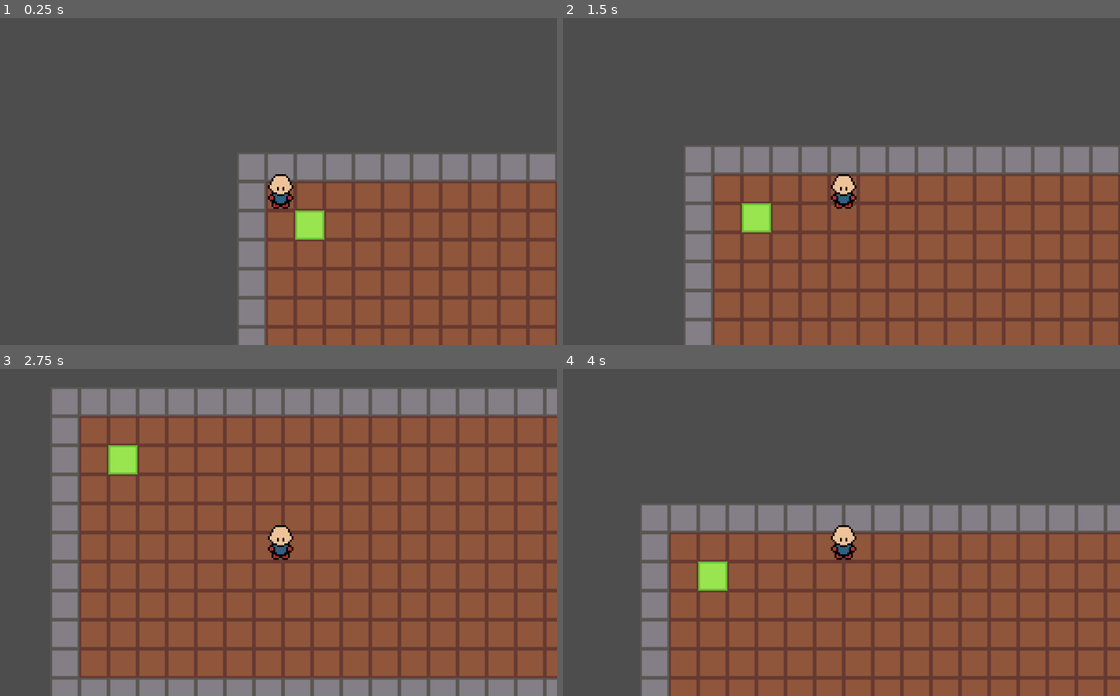
Above: before the commit, frames 1-4 (two rows, left to right).
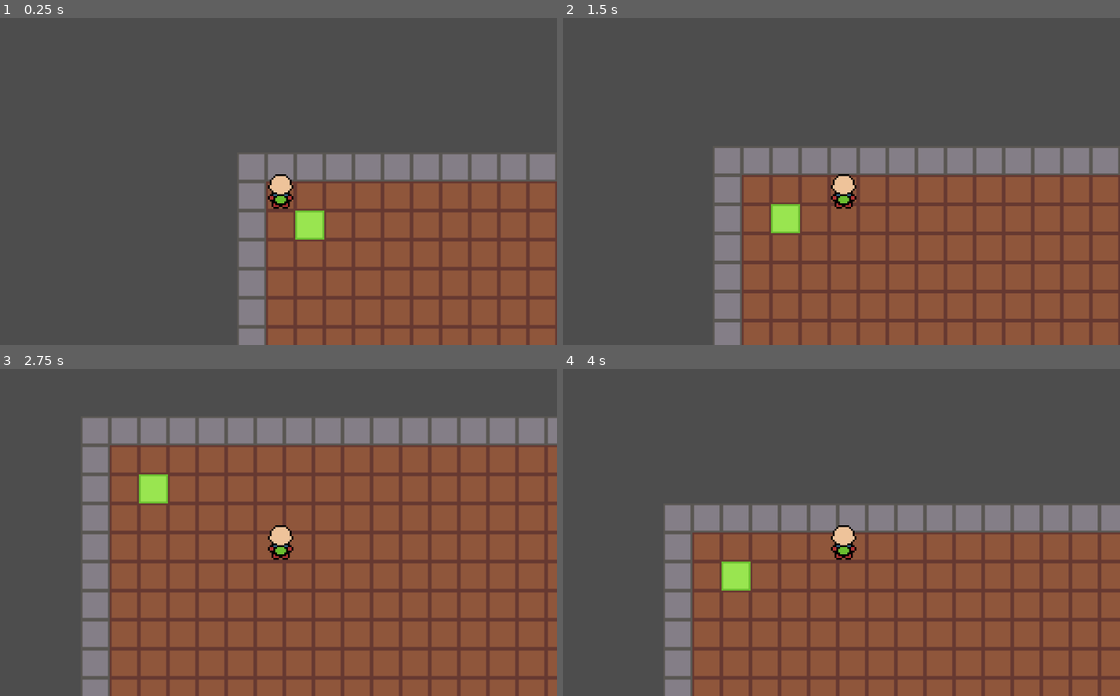
Above: after the commit, the same moments.

Repository: jevonsp/monster-tamer
Game: Godot game, scene res://main/main.tscn
The game is run twice, just before and just after one commit, with the same random seed, the same clock (stepped at 60 frames per second) and the same inputs.
Inputs:
- Up to frame 1 (0.25 s): no input
- Up to frame 2 (1.5 s): tap Enter at 0.5 s; hold D (right) 0.53-1.28 s; hold Space (yes) 0.53-1.28 s; hold S (down) from 1.28 s (still down); tap Space (yes) at 1.35 s
- Up to frame 3 (2.75 s): release S (down) at 2.03 s; hold D (right) from 2.03 s (still down); hold Space (yes) from 2.03 s (still down)
- Up to frame 4 (4 s): release D (right) at 2.78 s; release Space (yes) at 2.78 s; hold W (up) 2.78-3.53 s; tap Space (yes) at 2.85 s; hold A (left) from 3.53 s (still down); hold Space (yes) from 3.53 s (still down)

The runs differ from the first frame. In frame 1, less than 0.1% of the frame differs, in the area x 48-53%, y 49-57%; in frame 2, 8.4%; in frame 3, 29%, in the area x 9-100%, y 6-100%; in frame 4, 14%.

Commit message:
Player Movement Code Cleaned Up
Animations to be added later, moving on to zone detection

Diff:
--- /dev/null
+++ b/main/main.gd
@@ -0,0 +1,6 @@
+extends Node2D
+@onready var test_map: TileMapLayer = $TestMap
+@onready var player: CharacterBody2D = $Player
+
+func _ready() -> void:
+	get_window().grab_focus()
--- a/main/main.tscn
+++ b/main/main.tscn
@@ -1,11 +1,14 @@
 [gd_scene format=3 uid="uid://dm2d2eekptfay"]
 
 [ext_resource type="PackedScene" uid="uid://8ygcbs5f8pca" path="res://player/player.tscn" id="1_53q0u"]
+[ext_resource type="Script" uid="uid://caqok8yjmcdwq" path="res://main/main.gd" id="1_xwkvk"]
 [ext_resource type="PackedScene" uid="uid://b53xyioxfsk5v" path="res://maps/test_map.tscn" id="2_pjrb6"]
 
 [node name="Main" type="Node2D" unique_id=89812463]
+script = ExtResource("1_xwkvk")
 
 [node name="TestMap" parent="." unique_id=322966199 instance=ExtResource("2_pjrb6")]
 
 [node name="Player" parent="." unique_id=930582059 instance=ExtResource("1_53q0u")]
 position = Vector2(16, 16)
+WALK_SPEED = 4.5
--- a/maps/test_map.tscn
+++ b/maps/test_map.tscn
@@ -7,6 +7,7 @@
 0:0/0 = 0
 1:0/0 = 0
 0:1/0 = 0
+0:1/0/physics_layer_0/polygon_0/points = PackedVector2Array(-8, -8, 8, -8, 8, 8, -8, 8)
 1:1/0 = 0
 
 [sub_resource type="TileSet" id="TileSet_pwco0"]
--- a/player/player.gd
+++ b/player/player.gd
@@ -1,160 +1,31 @@
 extends CharacterBody2D
-# State machine
+const TILE_SIZE := 16.0
+@export var WALK_SPEED := 5.0
+@export var TURN_DURATION := 0.1
+
 enum State {IDLE, TURNING, WALKING, JUMPING}
 var current_state = State.IDLE
-
-# Facing direction
-enum Direction {UP, DOWN, LEFT, RIGHT}
-var facing_direction = Direction.DOWN
-
-# Constants
-const TILE_SIZE := 16.0
-const WALK_SPEED := 5.0
-const TURN_DURATION := 0.05
-
-# Movement tracking
+var facing_direction = Vector2.ZERO
 var tile_start_pos: Vector2 = Vector2.ZERO
 var tile_target_pos: Vector2 = Vector2.ZERO
 var move_progress: float = 0.0
+var held_keys: Array = []
+var key_hold_times: Dictionary = {}
+var turn_timer: float = 0.0
+var processing: bool = true
 
-# Input tracking
-var held_keys: Array = []
-var key_hold_times: Dictionary = {}  # Track how long each key has been held
-
-# Turn timer
-var turn_timer: float = 0.0
-
-# Processing control
-var processing: bool = true
 @onready var animation_tree: AnimationTree = $AnimationTree
 @onready var ray_cast_2d: RayCast2D = $RayCast2D
 @onready var anim_state = animation_tree.get("parameters/playback")
 
-var respawn_point: Vector2
 func _ready() -> void:
 	add_to_group("player")
-	tile_start_pos = position
-	tile_target_pos = position
+	tile_start_pos = position; tile_target_pos = position
+
 
 func _process(delta: float) -> void:
 	update_held_keys(delta)
 
-func _physics_process(delta: float) -> void:
-	if not processing:
-		return
-	match current_state:
-		State.IDLE:
-			process_idle_state()
-		State.TURNING:
-			process_turning_state(delta)
-		State.WALKING:
-			process_walking_state(delta)
-
-func _input(event: InputEvent) -> void:
-	if not processing:
-		return
-	if event.is_action_pressed("yes"):
-		attempt_interaction()
-
-func process_idle_state() -> void:
-	var input_dir = get_input_direction()
-
-	if input_dir != Vector2.ZERO:
-		var new_facing = direction_from_vector(input_dir)
-
-		# Check if we need to turn
-		if new_facing != facing_direction:
-			start_turning(new_facing)
-		else:
-			# Already facing correct direction, try to move
-			attempt_movement(input_dir)
-
-func process_turning_state(delta: float) -> void:
-	turn_timer += delta
-
-	var input_dir = get_input_direction()
-	if input_dir != Vector2.ZERO:
-		var input_facing = direction_from_vector(input_dir)
-		if input_facing == facing_direction:
-			# Only start moving if the key has been held longer than turn duration
-			var last_key = held_keys.back() if not held_keys.is_empty() else ""
-			if last_key in key_hold_times and key_hold_times[last_key] >= TURN_DURATION:
-				# Key held long enough - start moving immediately
-				if attempt_movement(input_dir):
-					return  # Successfully started moving
-
-	if turn_timer >= TURN_DURATION:
-		# Turn complete - update idle blend position to match new facing
-		var blend_dir = vector_from_direction(facing_direction)
-		#animation_tree.set("parameters/Idle/blend_position", blend_dir)
-
-		current_state = State.IDLE
-		#anim_state.travel("Idle")
-
-func process_walking_state(delta: float) -> void:
-	move_progress += WALK_SPEED * delta
-
-	if move_progress >= 1.0:
-		position = tile_target_pos
-		move_progress = 0.0
-		var input_dir = get_input_direction()
-		if input_dir != Vector2.ZERO:
-			var new_facing = direction_from_vector(input_dir)
-
-			if new_facing != facing_direction:
-				current_state = State.IDLE
-				#anim_state.travel("Idle")
-				start_turning(new_facing)
-			else:
-				if not attempt_movement(input_dir):
-					current_state = State.IDLE
-					#anim_state.travel("Idle")
-		else:
-			current_state = State.IDLE
-			#anim_state.travel("Idle")
-	else:
-		position = tile_start_pos.lerp(tile_target_pos, move_progress)
-
-func start_turning(new_facing: Direction) -> void:
-	var blend_dir = vector_from_direction(new_facing)
-
-	#animation_tree.set("parameters/Turn/blend_position", blend_dir)
-	#animation_tree.set("parameters/Idle/blend_position", blend_dir)
-	#animation_tree.set("parameters/Walk/blend_position", blend_dir)
-
-	facing_direction = new_facing
-
-	var ray_dir = vector_from_direction(new_facing)
-	ray_cast_2d.target_position = ray_dir * TILE_SIZE / 2
-
-	current_state = State.TURNING
-	turn_timer = 0.0
-
-	#anim_state.travel("Turn")
-
-func attempt_movement(input_dir: Vector2) -> bool:
-	ray_cast_2d.target_position = input_dir * TILE_SIZE / 2
-	ray_cast_2d.force_raycast_update()
-
-	if ray_cast_2d.is_colliding():
-		var collider = ray_cast_2d.get_collider()
-
-		if collider.is_in_group("ledge"):
-			var facing = vector_from_direction(facing_direction)
-			var allowed = vector_from_direction(collider.allowed_direction)
-			if facing.dot(allowed) == -1:
-				#animate_ledge()
-				return true
-		return false
-	tile_start_pos = position
-	tile_target_pos = position + (input_dir * TILE_SIZE)
-	move_progress = 0.0
-	current_state = State.WALKING
-
-	var blend_dir = input_dir
-	#animation_tree.set("parameters/Walk/blend_position", blend_dir)
-	#anim_state.travel("Walk")
-	return true
 
 func update_held_keys(delta: float) -> void:
 	var directions = ["up", "down", "right", "left"]
@@ -169,19 +40,127 @@
 		elif Input.is_action_pressed(dir) and dir in key_hold_times:
 			key_hold_times[dir] += delta
 
+
+func _physics_process(delta: float) -> void:
+	if not processing:
+		return
+	match current_state:
+		State.IDLE:
+			process_idle_state()
+		State.TURNING:
+			process_turning_state(delta)
+		State.WALKING:
+			process_walking_state(delta)
+
+
+func _input(event: InputEvent) -> void:
+	if not processing:
+		return
+	if event.is_action_pressed("yes"):
+		attempt_interaction()
+
+
+func process_idle_state() -> void:
+	var input_dir = get_input_direction()
+
+	if input_dir != Vector2.ZERO:
+		var new_facing_direction = input_dir
+
+		if new_facing_direction != facing_direction:
+			start_turning(new_facing_direction)
+		else:
+			attempt_movement(input_dir)
+
+
+func process_turning_state(delta: float) -> void:
+	turn_timer += delta
+
+	var input_dir = get_input_direction()
+	if input_dir != Vector2.ZERO:
+		if input_dir == facing_direction:
+			var last_key = held_keys.back() if not held_keys.is_empty() else ""
+			if last_key in key_hold_times and key_hold_times[last_key] >= TURN_DURATION:
+				if attempt_movement(input_dir):
+					return
+
+	if turn_timer >= TURN_DURATION:
+		var _blend_dir = facing_direction
+		#animation_tree.set("parameters/Idle/blend_position", blend_dir)
+
+		current_state = State.IDLE
+		#anim_state.travel("Idle")
+
+
+func process_walking_state(delta: float) -> void:
+	move_progress += WALK_SPEED * delta
+
+	if move_progress >= 1.0:
+		position = tile_target_pos
+		move_progress = 0.0
+		var input_dir = get_input_direction()
+		if input_dir != Vector2.ZERO:
+			var new_facing_direction = input_dir
+
+			if new_facing_direction != facing_direction:
+				current_state = State.IDLE
+				#anim_state.travel("Idle")
+				start_turning(new_facing_direction)
+			else:
+				if not attempt_movement(input_dir):
+					current_state = State.IDLE
+					#anim_state.travel("Idle")
+		else:
+			current_state = State.IDLE
+			#anim_state.travel("Idle")
+	else:
+		position = tile_start_pos.lerp(tile_target_pos, move_progress)
+
+
+func start_turning(new_facing_direction: Vector2) -> void:
+	#animation_tree.set("parameters/Turn/blend_position", blend_dir)
+	#animation_tree.set("parameters/Idle/blend_position", blend_dir)
+	#animation_tree.set("parameters/Walk/blend_position", blend_dir)
+
+	facing_direction = new_facing_direction
+	var ray_dir = new_facing_direction
+	ray_cast_2d.target_position = ray_dir * TILE_SIZE
+	current_state = State.TURNING
+	turn_timer = 0.0
+
+	#anim_state.travel("Turn")
+
+
+func attempt_movement(input_dir: Vector2) -> bool:
+	ray_cast_2d.target_position = input_dir * TILE_SIZE
+	ray_cast_2d.force_raycast_update()
+
+	if ray_cast_2d.is_colliding():
+		return false
+	tile_start_pos = position
+	tile_target_pos = position + (input_dir * TILE_SIZE)
+	move_progress = 0.0
+	current_state = State.WALKING
+
+	var _blend_dir = input_dir
+	#animation_tree.set("parameters/Walk/blend_position", blend_dir)
+	#anim_state.travel("Walk")
+	return true
+
+
 func get_input_direction() -> Vector2:
 	if held_keys.is_empty():
 		return Vector2.ZERO
 
 	var direction_map = {
-		"up": Vector2(0, -1),
-		"down": Vector2(0, 1),
-		"left": Vector2(-1, 0),
-		"right": Vector2(1, 0)
+		"up": Vector2.UP,
+		"down": Vector2.DOWN,
+		"left": Vector2.LEFT,
+		"right": Vector2.RIGHT
 	}
 
 	var key = held_keys.back()
 	return direction_map.get(key, Vector2.ZERO)
+
 
 func clear_inputs() -> void:
 	held_keys.clear()
@@ -190,23 +169,6 @@
 	move_progress = 0.0
 	#anim_state.travel("Idle")
 
-func direction_from_vector(vec: Vector2) -> Direction:
-	if vec.x < 0:
-		return Direction.LEFT
-	elif vec.x > 0:
-		return Direction.RIGHT
-	elif vec.y < 0:
-		return Direction.UP
-	else:
-		return Direction.DOWN
-
-func vector_from_direction(dir: Direction) -> Vector2:
-	match dir:
-		Direction.UP: return Vector2(0, -1)
-		Direction.DOWN: return Vector2(0, 1)
-		Direction.LEFT: return Vector2(-1, 0)
-		Direction.RIGHT: return Vector2(1, 0)
-	return Vector2.ZERO
 
 func attempt_interaction() -> void:
 	if ray_cast_2d.is_colliding():
--- a/player/player.tscn
+++ b/player/player.tscn
@@ -154,6 +154,86 @@
 &"RESET": SubResource("Animation_g6k8r")
 }
 
+[sub_resource type="AnimationNodeAnimation" id="AnimationNodeAnimation_rkbax"]
+animation = &"IdleDown"
+
+[sub_resource type="AnimationNodeAnimation" id="AnimationNodeAnimation_g1dw6"]
+animation = &"IdleUp"
+
+[sub_resource type="AnimationNodeAnimation" id="AnimationNodeAnimation_yw30f"]
+animation = &"IdleLeft"
+
+[sub_resource type="AnimationNodeAnimation" id="AnimationNodeAnimation_qjkh3"]
+animation = &"IdleRight"
+
+[sub_resource type="AnimationNodeBlendSpace2D" id="AnimationNodeBlendSpace2D_g6k8r"]
+blend_point_0/node = SubResource("AnimationNodeAnimation_rkbax")
+blend_point_0/pos = Vector2(0, 1)
+blend_point_1/node = SubResource("AnimationNodeAnimation_g1dw6")
+blend_point_1/pos = Vector2(0, -1)
+blend_point_2/node = SubResource("AnimationNodeAnimation_yw30f")
+blend_point_2/pos = Vector2(-1, 0)
+blend_point_3/node = SubResource("AnimationNodeAnimation_qjkh3")
+blend_point_3/pos = Vector2(1, 0)
+blend_mode = 1
+
+[sub_resource type="AnimationNodeBlendSpace2D" id="AnimationNodeBlendSpace2D_boad6"]
+
+[sub_resource type="AnimationNodeBlendSpace2D" id="AnimationNodeBlendSpace2D_rgyib"]
+
+[sub_resource type="AnimationNodeBlendSpace2D" id="AnimationNodeBlendSpace2D_hg6s5"]
+
+[sub_resource type="AnimationNodeStateMachineTransition" id="AnimationNodeStateMachineTransition_8t03j"]
+advance_mode = 2
+
+[sub_resource type="AnimationNodeStateMachineTransition" id="AnimationNodeStateMachineTransition_2ieo8"]
+advance_mode = 0
+
+[sub_resource type="AnimationNodeStateMachineTransition" id="AnimationNodeStateMachineTransition_ebec5"]
+advance_mode = 0
+
+[sub_resource type="AnimationNodeStateMachineTransition" id="AnimationNodeStateMachineTransition_yllr7"]
+
+[sub_resource type="AnimationNodeStateMachineTransition" id="AnimationNodeStateMachineTransition_kb6p2"]
+advance_mode = 0
+
+[sub_resource type="AnimationNodeStateMachineTransition" id="AnimationNodeStateMachineTransition_wodsf"]
+advance_mode = 0
+
+[sub_resource type="AnimationNodeStateMachineTransition" id="AnimationNodeStateMachineTransition_32hag"]
+advance_mode = 0
+
+[sub_resource type="AnimationNodeStateMachineTransition" id="AnimationNodeStateMachineTransition_tqiix"]
+advance_mode = 0
+
+[sub_resource type="AnimationNodeStateMachineTransition" id="AnimationNodeStateMachineTransition_e7oew"]
+advance_mode = 0
+
+[sub_resource type="AnimationNodeStateMachineTransition" id="AnimationNodeStateMachineTransition_c35mf"]
+advance_mode = 0
+
+[sub_resource type="AnimationNodeStateMachineTransition" id="AnimationNodeStateMachineTransition_65viv"]
+advance_mode = 0
+
+[sub_resource type="AnimationNodeStateMachineTransition" id="AnimationNodeStateMachineTransition_x7c3f"]
+advance_mode = 0
+
+[sub_resource type="AnimationNodeStateMachineTransition" id="AnimationNodeStateMachineTransition_bjvpn"]
+advance_mode = 0
+
+[sub_resource type="AnimationNodeStateMachine" id="AnimationNodeStateMachine_s7qer"]
+states/End/position = Vector2(785, 124)
+states/Idle/node = SubResource("AnimationNodeBlendSpace2D_g6k8r")
+states/Idle/position = Vector2(350.5, 54.5)
+states/Jump/node = SubResource("AnimationNodeBlendSpace2D_boad6")
+states/Jump/position = Vector2(644.5, 199.5)
+states/Start/position = Vector2(212, 124)
+states/Turn/node = SubResource("AnimationNodeBlendSpace2D_rgyib")
+states/Turn/position = Vector2(350.5, 199.5)
+states/Walk/node = SubResource("AnimationNodeBlendSpace2D_hg6s5")
+states/Walk/position = Vector2(644.5, 54.5)
+transitions = ["Start", "Idle", SubResource("AnimationNodeStateMachineTransition_8t03j"), "Idle", "Turn", SubResource("AnimationNodeStateMachineTransition_2ieo8"), "Turn", "Idle", SubResource("AnimationNodeStateMachineTransition_ebec5"), "Idle", "Jump", SubResource("AnimationNodeStateMachineTransition_yllr7"), "Jump", "Idle", SubResource("AnimationNodeStateMachineTransition_kb6p2"), "Turn", "Jump", SubResource("AnimationNodeStateMachineTransition_wodsf"), "Jump", "Turn", SubResource("AnimationNodeStateMachineTransition_32hag"), "Idle", "Walk", SubResource("AnimationNodeStateMachineTransition_tqiix"), "Jump", "Walk", SubResource("AnimationNodeStateMachineTransition_e7oew"), "Walk", "Idle", SubResource("AnimationNodeStateMachineTransition_c35mf"), "Walk", "Jump", SubResource("AnimationNodeStateMachineTransition_65viv"), "Turn", "Walk", SubResource("AnimationNodeStateMachineTransition_x7c3f"), "Walk", "Turn", SubResource("AnimationNodeStateMachineTransition_bjvpn")]
+
 [node name="Player" type="CharacterBody2D" unique_id=930582059]
 collision_layer = 2
 script = ExtResource("1_rkbax")
@@ -176,7 +256,16 @@
 libraries/ = SubResource("AnimationLibrary_boad6")
 
 [node name="AnimationTree" type="AnimationTree" parent="." unique_id=112711349]
+tree_root = SubResource("AnimationNodeStateMachine_s7qer")
+anim_player = NodePath("../AnimationPlayer")
+parameters/Idle/blend_position = Vector2(-0.009538949, -0.9741379)
+parameters/Jump/blend_position = Vector2(0, 0)
+parameters/Turn/blend_position = Vector2(0, 0)
+parameters/Walk/blend_position = Vector2(0, 0)
 
 [node name="RayCast2D" type="RayCast2D" parent="." unique_id=1471625521]
 position = Vector2(8, 8)
+exclude_parent = false
 target_position = Vector2(0, 16)
+hit_from_inside = true
+collide_with_areas = true
Not shown, added: main/main.gd.uid
